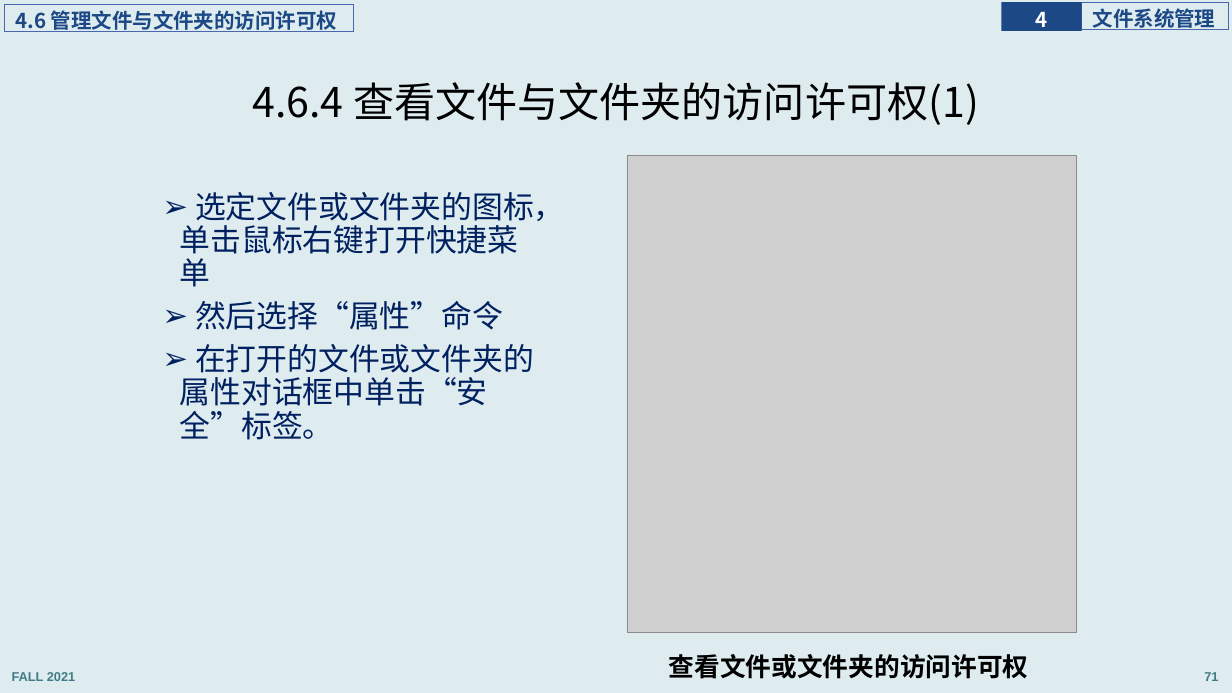
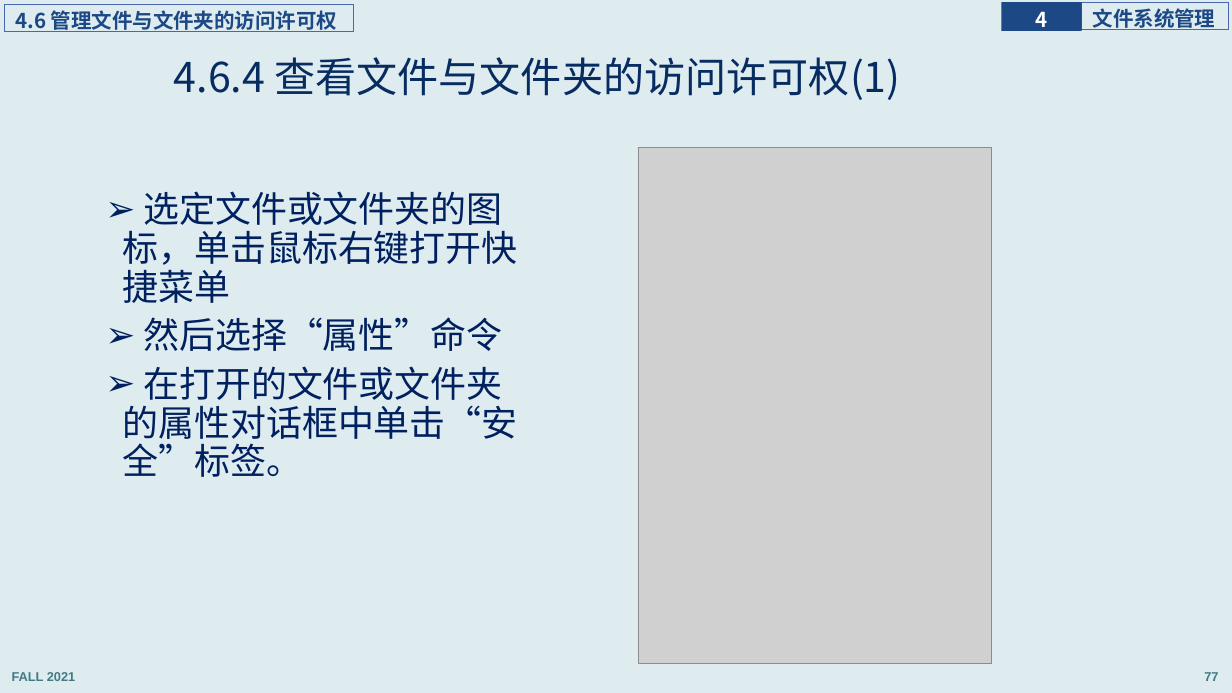
Before and after one commit to principleWindows/win-principle-2021, a slide deck: slide 77 of slides/instruction/principleWindows_4.pptx (slide 71 before the commit). Drawn at 1232x693 pixels with LibreOffice and Linux fonts; fonts in the diff are those of the drawing; grey boxes stand for pictures. Boxes give left, top, right and bottom in pixels: in the first picture for what was removed or moved away, otherwise in the second. Text is boxed around its words. In the diff, an @@ line names an element or a change of style, - is before the commit and + after.

```diff
--- a/slides/instruction/principleWindows_4.pptx
+++ b/slides/instruction/principleWindows_4.pptx
@@ title "4.6.4 查看文件与文件夹的访问许可权(1)": place and size @@
-title "4.6.4 查看文件与文件夹的访问许可权(1)" at [253, 82, 979, 125]
+title "4.6.4 查看文件与文件夹的访问许可权(1)" at [174, 57, 900, 100]
@@ title "4.6.4 查看文件与文件夹的访问许可权(1)" at [174, 57, 900, 100]: text colour #000000 to #072C62 @@
@@ picture: place and size @@
-picture at [628, 155, 1077, 633]
+picture at [639, 148, 992, 664]
@@ text "选定文件或文件夹的图标，单击鼠标右键打开快捷菜单": place and size @@
-text "选定文件或文件夹的图标，单击鼠标右键打开快捷菜单" at [180, 192, 565, 440]
+text "选定文件或文件夹的图标，单击鼠标右键打开快捷菜单" at [123, 191, 518, 477]
@@ text "选定文件或文件夹的图标，单击鼠标右键打开快捷菜单" at [123, 191, 518, 477]: size 24 to 28 pt @@
@@ text removed at [669, 654, 1029, 679] @@
-查看文件或文件夹的访问许可权
@@ page number at [1204, 672, 1218, 681]: text changed @@
-71
+77
```
Also in this commit, not shown: 34 other slides changed, 8 slides added, 6 other files.
